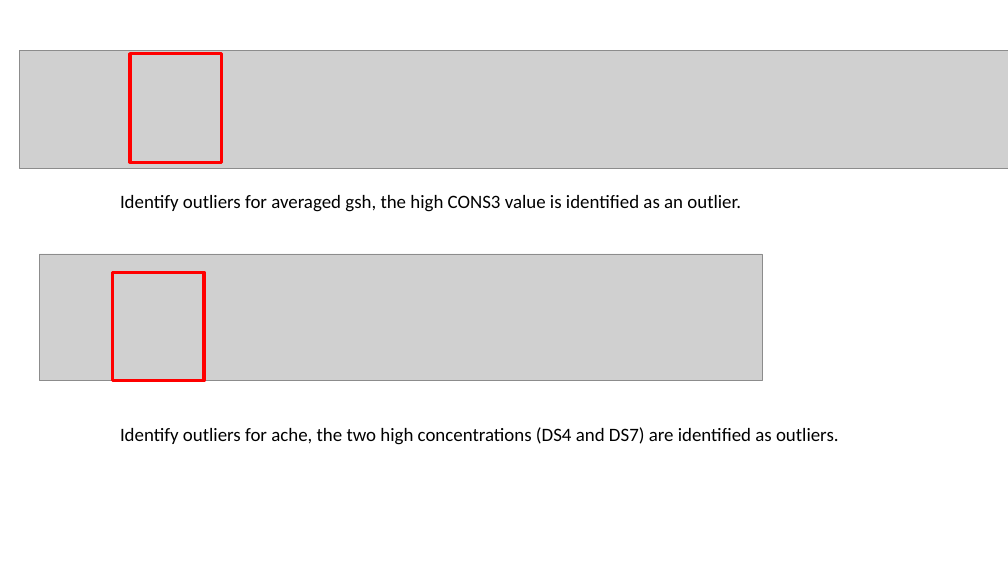
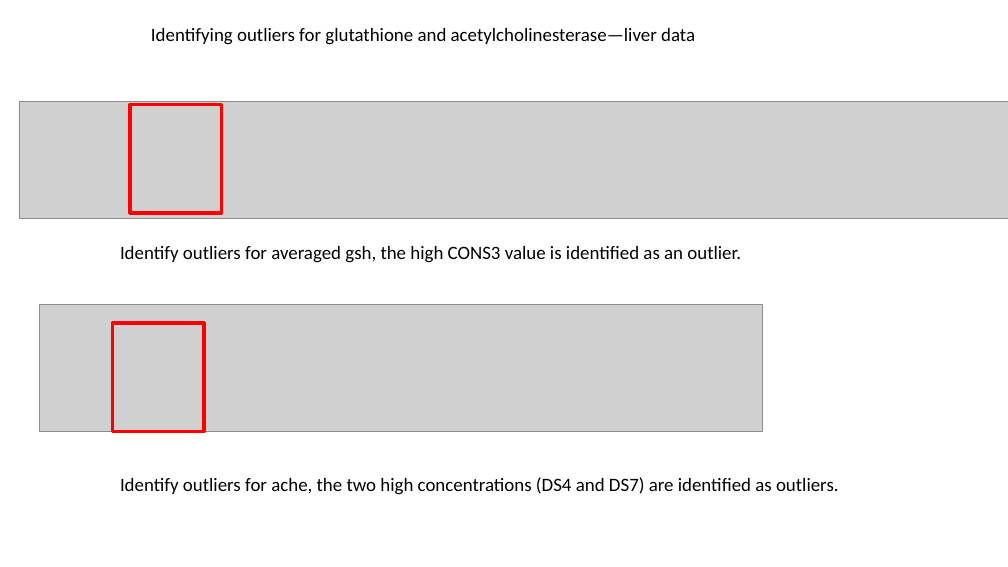
Before and after one commit to amphibian-exeff/vanmeter_salamander_exposures, a slide deck: slide 10 of pptx/vanmeter_salamander_exposures.pptx. Drawn at 1008x567 pixels with LibreOffice and Linux fonts; fonts in the diff are those of the drawing; grey boxes stand for pictures. Boxes give left, top, right and bottom in pixels: in the first picture for what was removed or moved away, otherwise in the second. Text is boxed around its words. In the diff, an @@ line names an element or a change of style, - is before the commit and + after.

```diff
--- a/pptx/vanmeter_salamander_exposures.pptx
+++ b/pptx/vanmeter_salamander_exposures.pptx
@@ text added at (x1=151, y1=28, x2=695, y2=45), 18 pt, text #000000 @@
+Identifying outliers for glutathione and acetylcholinesterase—liver data
@@ 2 pictures, 2 texts, 2 rectangles moved together from (x1=19, y1=51, x2=1008, y2=445) to (x1=19, y1=102, x2=1008, y2=495) @@
```
Also in this commit, not shown: 13 other slides changed, 9 slides added, 1 slide removed, 3 other files.
